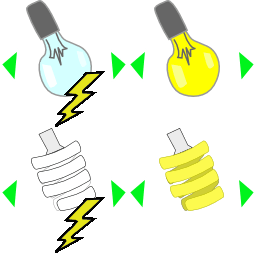
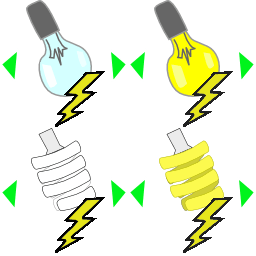
Comparing the layer stacks of the two 256×256 images. Changes:
painted on "bombillo_e4.png" over left=183, top=71, right=233, bottom=253
